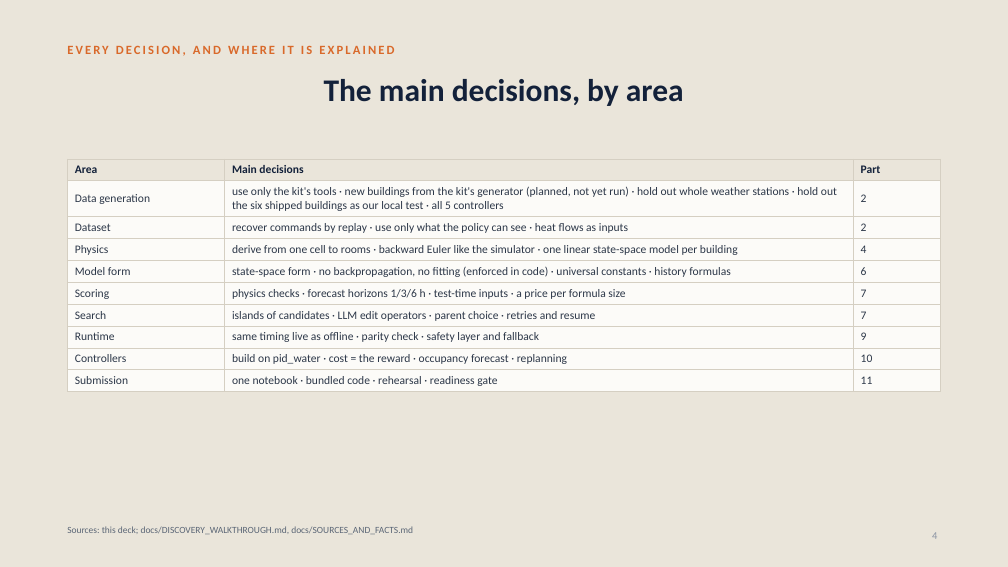
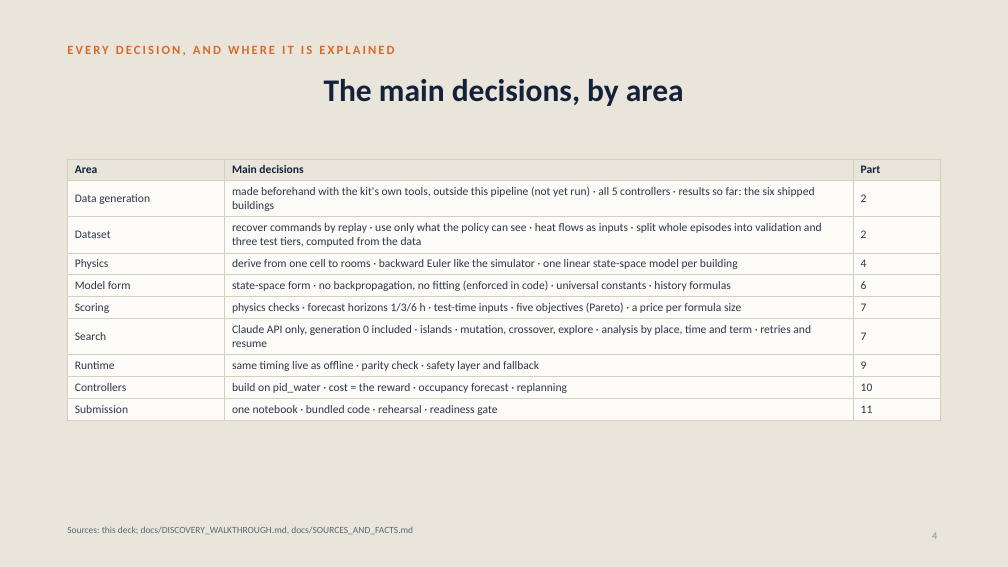
Before and after one commit to srivathsanb14/working-code, a slide deck: slide 4 of docs/One_Controller_for_Every_Building.pptx. Drawn at 1008x567 pixels with LibreOffice and Linux fonts; fonts in the diff are those of the drawing. Boxes give left, top, right and bottom in pixels: in the first picture for what was removed or moved away, otherwise in the second. Text is boxed around its words. In the diff, an @@ line names an element or a change of style, - is before the commit and + after.

```diff
--- a/docs/One_Controller_for_Every_Building.pptx
+++ b/docs/One_Controller_for_Every_Building.pptx
@@ table at box(67, 159, 941, 419) @@
-row 2, column 2: use only the kit's tools · new buildings from the kit's generator (planned, not yet run) · hold out whole weather stations · hold out the six shipped buildings as our local test · all 5 controllers
+row 2, column 2: made beforehand with the kit's own tools, outside this pipeline (not yet run) · all 5 controllers · results so far: the six shipped buildings
-row 3, column 2: recover commands by replay · use only what the policy can see · heat flows as inputs
+row 3, column 2: recover commands by replay · use only what the policy can see · heat flows as inputs · split whole episodes into validation and three test tiers, computed from the data
-row 6, column 2: physics checks · forecast horizons 1/3/6 h · test-time inputs · a price per formula size
+row 6, column 2: physics checks · forecast horizons 1/3/6 h · test-time inputs · five objectives (Pareto) · a price per formula size
-row 7, column 2: islands of candidates · LLM edit operators · parent choice · retries and resume
+row 7, column 2: Claude API only, generation 0 included · islands · mutation, crossover, explore · analysis by place, time and term · retries and resume
```
Also in this commit, not shown: 19 other slides changed, 5 other files.
